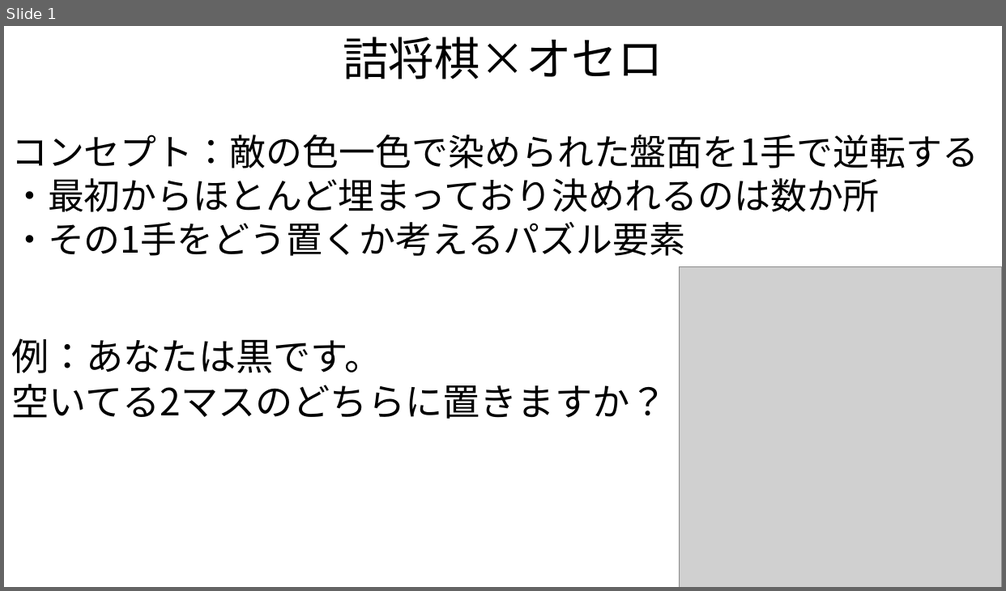
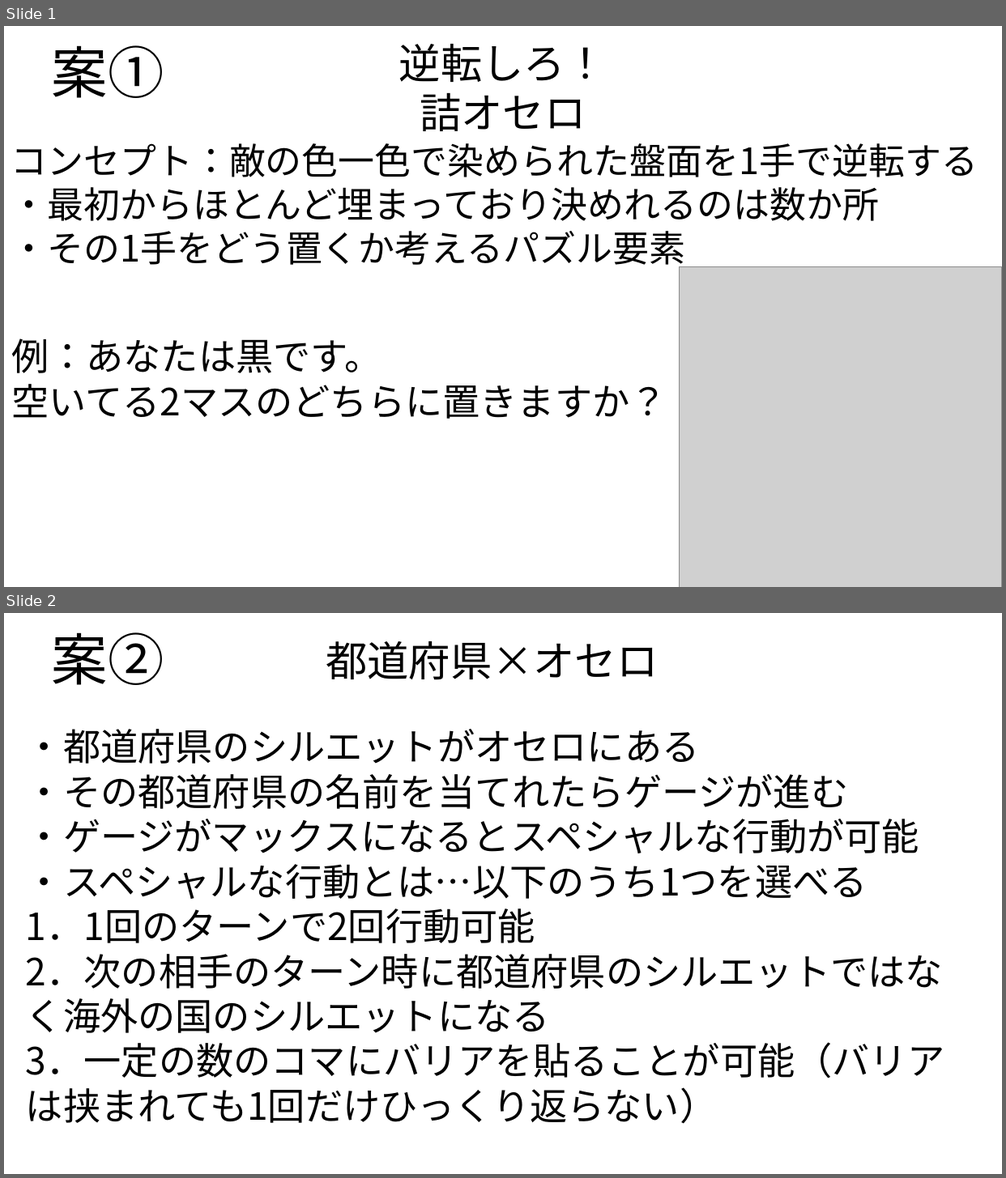
Before and after one commit to nkc20236093/kikaku, a slide deck: 企画書_ゲーデザ_オセロ/オセロ.pptx. Shown one above the other, each under a label of ours: slide 1 before the commit, slides 1 and 2 after it. The pictures are 1006x591 and 1006x1178 pixels, drawn with LibreOffice and Linux fonts; fonts in the diff are those of the drawing; grey boxes stand for pictures. Boxes give left, top, right and bottom in pixels: in the first picture for what was removed or moved away, otherwise in the second. Text is boxed around its words. In the diff, an @@ line names an element or a change of style, - is before the commit and + after.

Commit message:
ゲーデザ、オセロ

```diff
--- a/企画書_ゲーデザ_オセロ/オセロ.pptx
+++ b/企画書_ゲーデザ_オセロ/オセロ.pptx
@@ slide 2 added at box(4, 613, 1002, 1174), background #FFFFFF @@
@@ text added at box(52, 632, 164, 685), 54 pt, text #000000 @@
+案②
@@ text added at box(326, 641, 658, 680), 40 pt, text #000000 @@
+都道府県×オセロ
@@ text added at box(26, 729, 944, 1124), 36 pt, text #000000 @@
+・都道府県のシルエットがオセロにある
+・その都道府県の名前を当てれたらゲージが進む
+・ゲージがマックスになるとスペシャルな行動が可能
+・スペシャルな行動とは…以下のうち1つを選べる
+1．1回のターンで2回行動可能
+2．次の相手のターン時に都道府県のシルエットではなく海外の国のシルエットになる
+3．一定の数のコマにバリアを貼ることが可能（バリアは挟まれても1回だけひっくり返らない）
@@ slide 1 changed as well @@
@@ text added at box(52, 45, 164, 98), 54 pt, text #000000 @@
+案①
@@ text at box(343, 37, 663, 79): paragraph removed @@
-詰将棋×オセロ
@@ text added at box(399, 44, 607, 131), 40 pt, text #000000 @@
+逆転しろ！
+詰オセロ
@@ text "コンセプト：敵の色一色で染められた盤面を1手で逆転する": place and size @@
-text "コンセプト：敵の色一色で染められた盤面を1手で逆転する" at box(11, 37, 978, 256)
+text "コンセプト：敵の色一色で染められた盤面を1手で逆転する" at box(11, 143, 978, 271)
```
